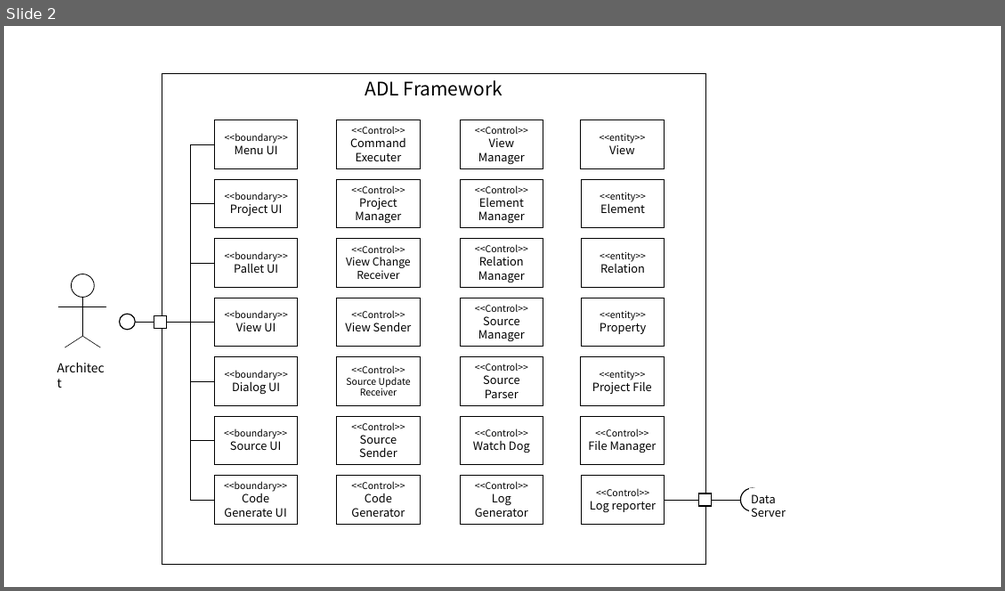
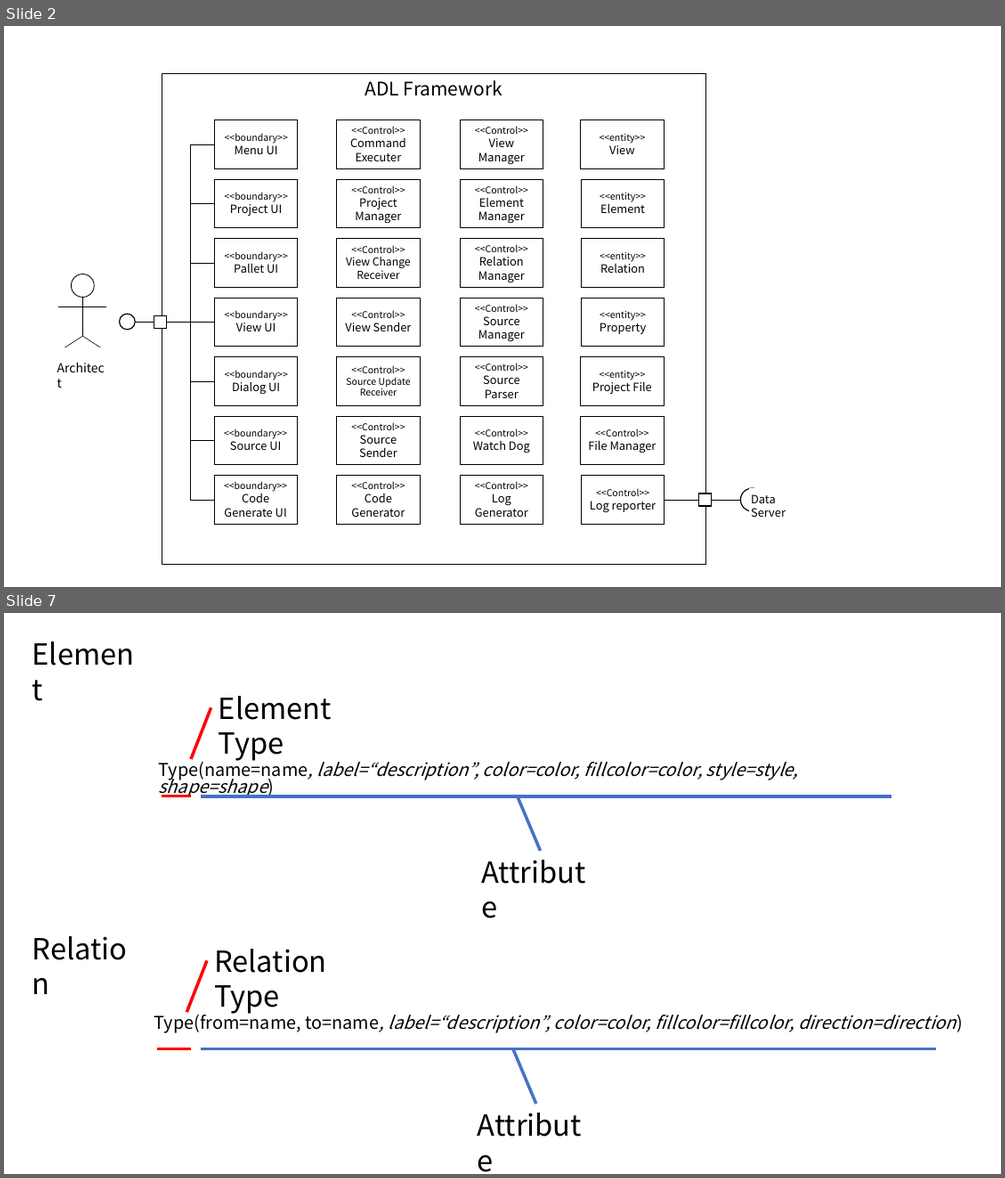
Before and after one commit to helloduk/TIL, a slide deck: AA/인증과제_ppt자료.pptx. Shown one above the other, each under a label of ours: slide 2 before the commit, slides 2 and 7 after it; the slides between them are not shown. The pictures are 1005x591 and 1005x1178 pixels, drawn with LibreOffice and Linux fonts; fonts in the diff are those of the drawing. Boxes give left, top, right and bottom in pixels: in the first picture for what was removed or moved away, otherwise in the second. Text is boxed around its words. In the diff, an @@ line names an element or a change of style, - is before the commit and + after.

```diff
--- a/AA/인증과제_ppt자료.pptx
+++ b/AA/인증과제_ppt자료.pptx
@@ slide 7 added at <box>4,613,1001,1174</box>, background #FFFFFF @@
@@ line added from (191, 759) to (211, 708), #FF0000 3 pt @@
@@ text added at <box>218,696,332,720</box>, 28 pt, text #000000 @@
+Element
@@ text added at <box>218,732,284,761</box>, 28 pt, text #000000 @@
+Element Type
@@ text added at <box>159,757,798,797</box>, 17 pt, text #000000, italic @@
+Type(name=name, label=“description”, color=color, fillcolor=color, style=style, shape=shape)
@@ line added from (162, 795) to (191, 795), #FF0000 3 pt @@
@@ line added from (201, 796) to (891, 796), #4472C4 3 pt @@
@@ line added from (518, 796) to (540, 851), #4472C4 3 pt @@
@@ text added at <box>474,851,607,893</box>, 28 pt, text #000000 @@
+Attribute
@@ text added at <box>214,949,327,973</box>, 28 pt, text #000000 @@
+Relation
@@ line added from (186, 1013) to (207, 961), #FF0000 3 pt @@
@@ text added at <box>214,985,280,1013</box>, 28 pt, text #000000 @@
+Relation Type
@@ text added at <box>154,1011,956,1033</box>, 17 pt, text #000000, italic @@
+Type(from=name, to=name, label=“description”, color=color, fillcolor=fillcolor, direction=direction)
@@ line added from (157, 1049) to (191, 1049), #FF0000 3 pt @@
@@ line added from (201, 1049) to (936, 1049), #4472C4 3 pt @@
@@ line added from (513, 1050) to (536, 1103), #4472C4 3 pt @@
@@ text added at <box>469,1103,602,1146</box>, 28 pt, text #000000 @@
+Attribute
```
Also in this commit, not shown: 19 other slides added, 2 other files.
